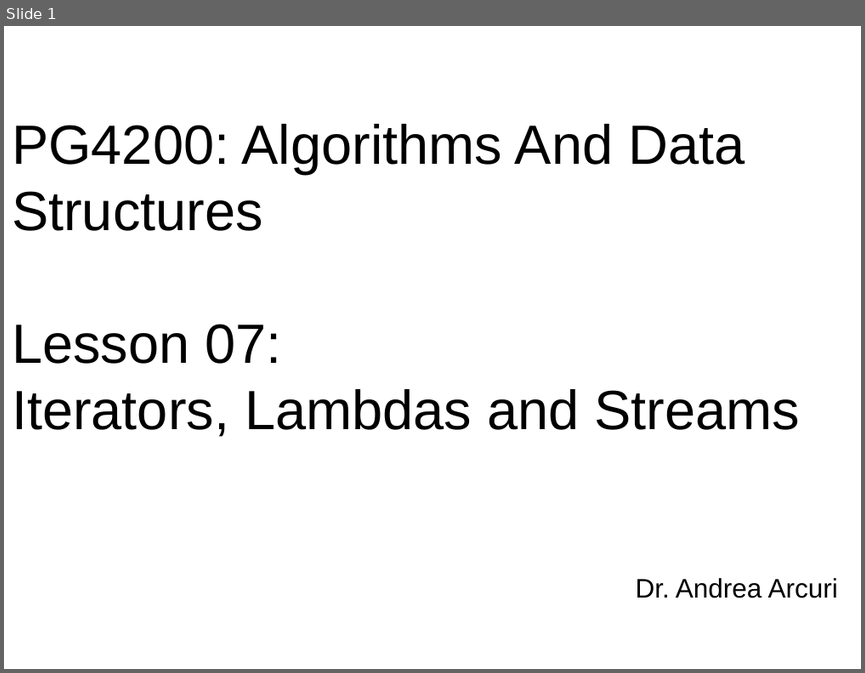
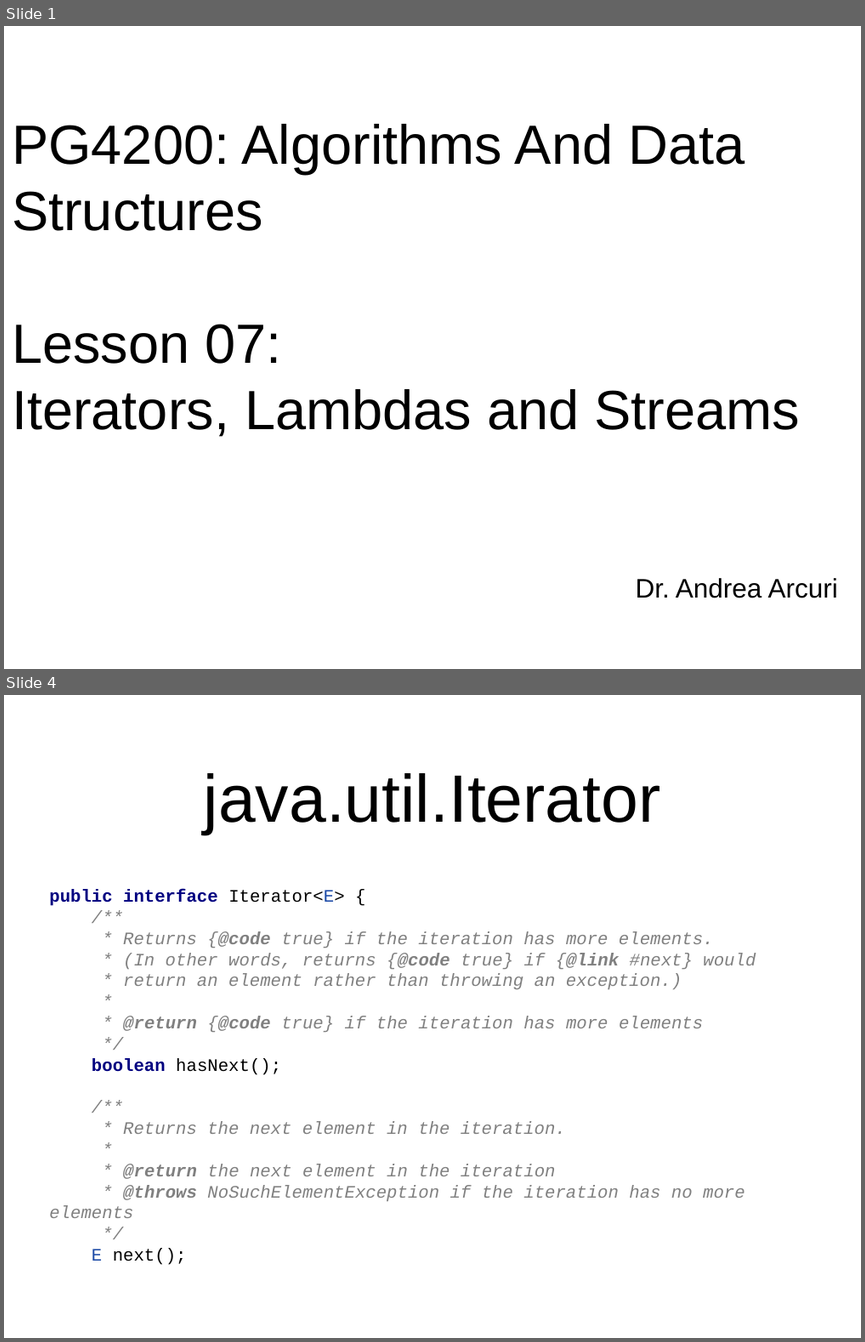
Before and after one commit to arcuri82/algorithms, a slide deck: docs/slides/07/07_streams.pptx. Shown one above the other, each under a label of ours: slide 1 before the commit, slides 1 and 4 after it; the slides between them are not shown. The pictures are 865x673 and 865x1342 pixels, drawn with LibreOffice and Linux fonts; fonts in the diff are those of the drawing. Boxes give left, top, right and bottom in pixels: in the first picture for what was removed or moved away, otherwise in the second. Text is boxed around its words. In the diff, an @@ line names an element or a change of style, - is before the commit and + after.

Commit message:
slides les07

```diff
--- a/docs/slides/07/07_streams.pptx
+++ b/docs/slides/07/07_streams.pptx
@@ slide 4 added at (4, 695, 861, 1338), background #FFFFFF @@
@@ title added at (204, 773, 661, 834), 80 pt, text #000000 @@
+java.util.Iterator
@@ text added at (49, 890, 755, 1265), 21 pt, text #808080, italic @@
+public interface Iterator<E> {
+/**
+* Returns {@code true} if the iteration has more elements.
+* (In other words, returns {@code true} if {@link #next} would
+* return an element rather than throwing an exception.)
+*
+* @return {@code true} if the iteration has more elements
+*/
+boolean hasNext();
+/**
+* Returns the next element in the iteration.
+*
+* @return the next element in the iteration
+* @throws NoSuchElementException if the iteration has no more elements
+*/
+E next();
```
Also in this commit, not shown: 22 other slides added, 1 other file.
